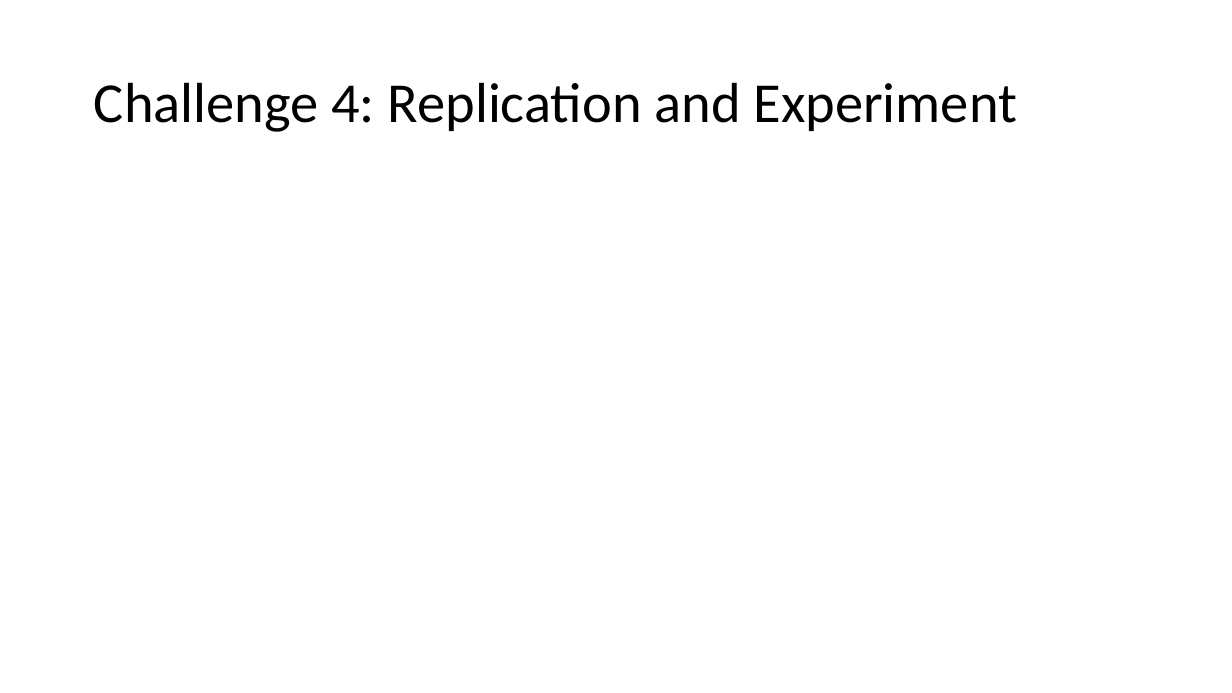
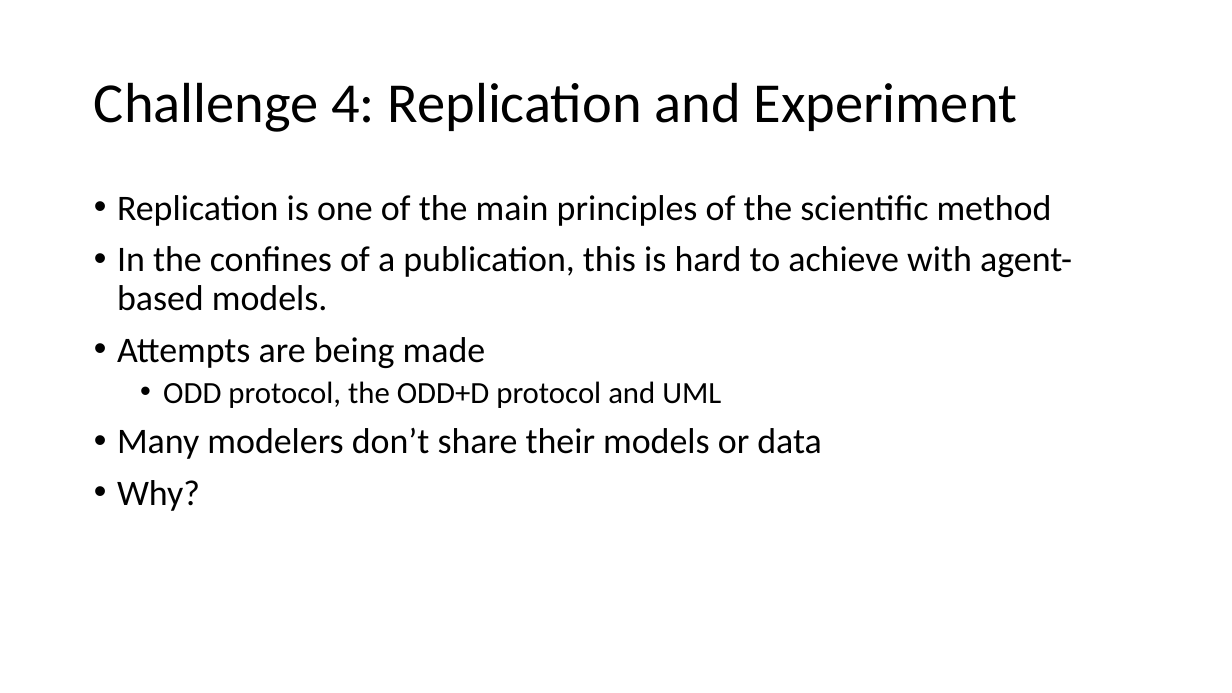
Before and after one commit to abmgis/abmgis, a slide deck: slide 8 of Chapter12-SummaryAndOutlook/Chapter12.pptx. Drawn at 1232x693 pixels with LibreOffice and Linux fonts; fonts in the diff are those of the drawing. Boxes give left, top, right and bottom in pixels: in the first picture for what was removed or moved away, otherwise in the second. Text is boxed around its words. In the diff, an @@ line names an element or a change of style, - is before the commit and + after.

```diff
--- a/Chapter12-SummaryAndOutlook/Chapter12.pptx
+++ b/Chapter12-SummaryAndOutlook/Chapter12.pptx
@@ text added at [117,195,1072,511], 28 pt, text #000000 @@
+• Replication is one of the main principles of the scientific method
+• In the confines of a publication, this is hard to achieve with agent-based models.
+• Attempts are being made
+  • ODD protocol, the ODD+D protocol and UML
+• Many modelers don’t share their models or data
+• Why?
```
Also in this commit, not shown: 9 other slides changed.
